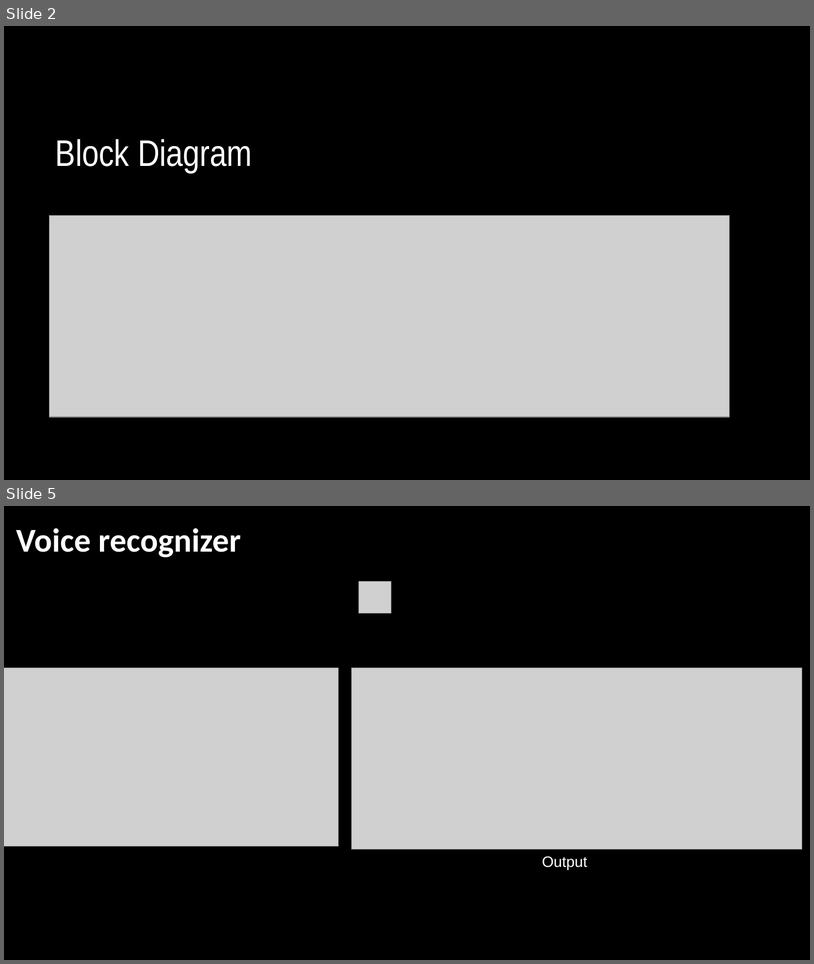
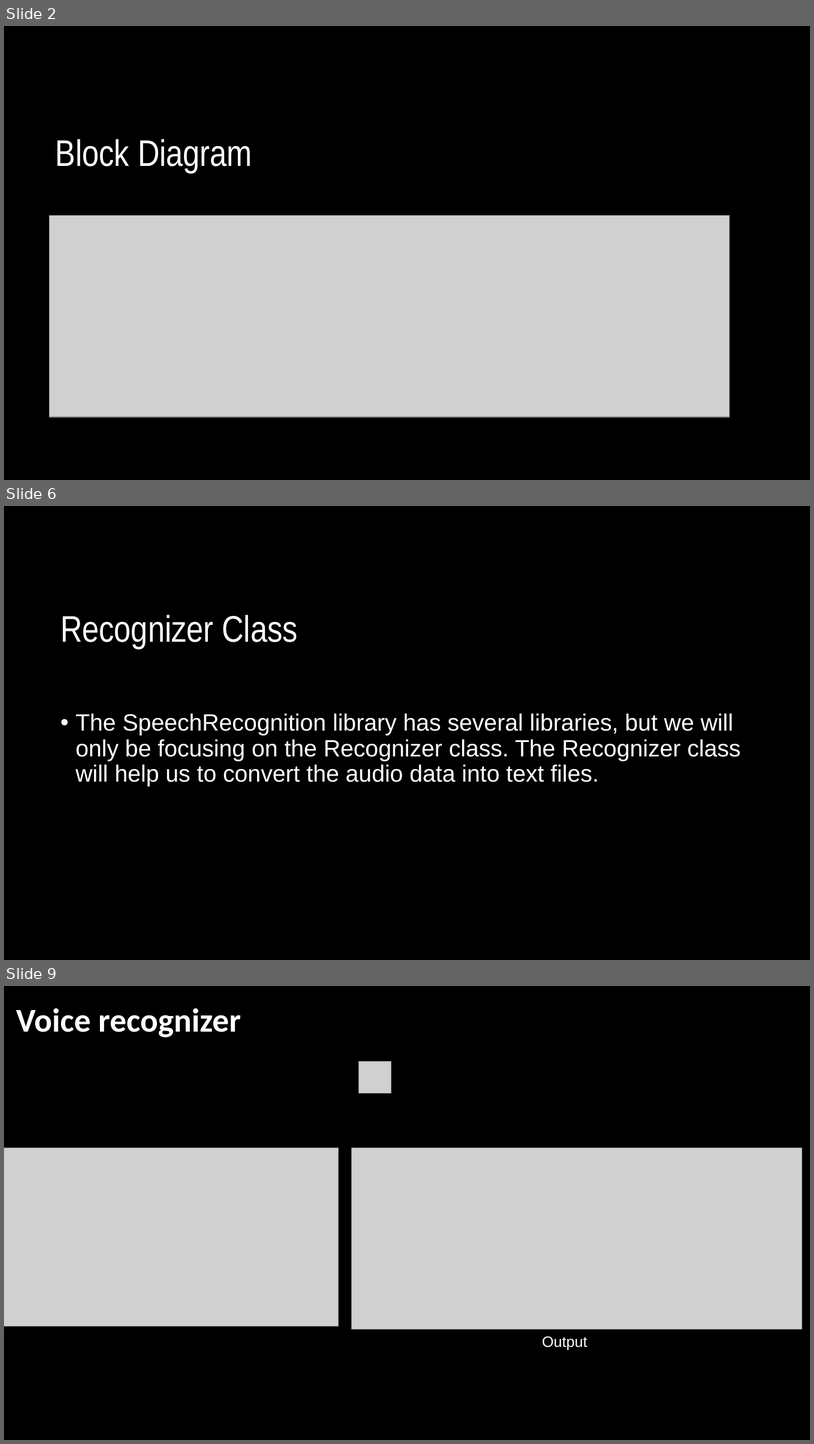
Before and after one commit to MohamedAbdelfattah10/pattern-recognition, a slide deck: speech_recognition/Speech_Recognition (Main Project).pptx. Shown one above the other, each under a label of ours: slides 2 and 5 before the commit, slides 2, 6 and 9 after it; the slides between them are not shown. The pictures are 814x964 and 814x1444 pixels, drawn with LibreOffice and Linux fonts; fonts in the diff are those of the drawing; grey boxes stand for pictures. Boxes give left, top, right and bottom in pixels: in the first picture for what was removed or moved away, otherwise in the second. Text is boxed around its words. In the diff, an @@ line names an element or a change of style, - is before the commit and + after.

```diff
--- a/speech_recognition/Speech_Recognition (Main Project).pptx
+++ b/speech_recognition/Speech_Recognition (Main Project).pptx
@@ slide 6 added at [4,506,810,960], background #000000 @@
@@ title added at [60,615,297,649], 44 pt, text #FFFFFF @@
+Recognizer Class
@@ text added at [75,713,741,786], 28 pt, text #FFFFFF @@
+• The SpeechRecognition library has several libraries, but we will only be focusing on the Recognizer class. The Recognizer class will help us to convert the audio data into text files.
@@ what was slide 5 is now slide 9 @@
```
Also in this commit, not shown: 2 slides changed, 5 other slides added, 7 other files.
